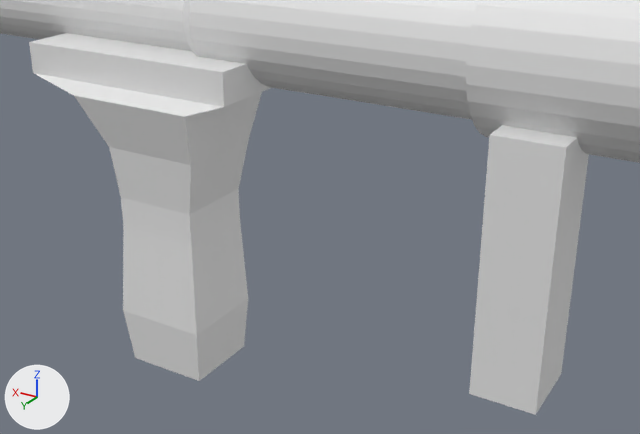
Two versions of the Blender file Project Rocket/Assets/3d models/Lancher.blend, one commit apart.
Rendered twice from a camera (50 mm lens) standing at (-0.057, 1.932, 0.449) and looking at (1.079, 0.04, -0.497). Lighting does not change. The marker at lower left points along +X, +Y and +Z.
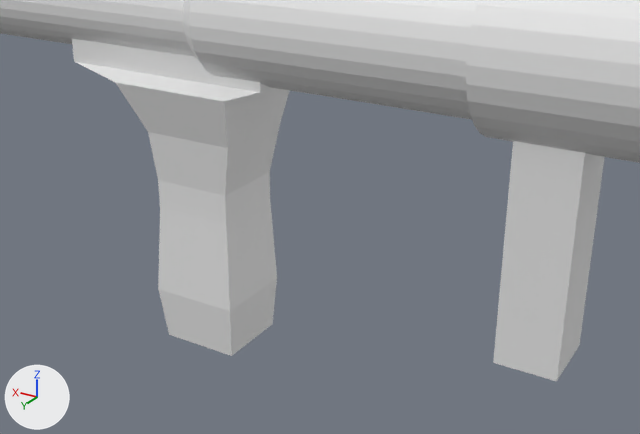
Where the change shows, as pixel boxes (x1, y1, x2, y2) in the pictures (640 x 434 px):
'Cube', moved
    before: (29, 33, 589, 415)
    after: (72, 39, 605, 381)

What the commit changed:
Object 'Cube' (ob_cube) moves from (1.463, 0.0, -0.733) to (1.463, -0.156, -0.733).
